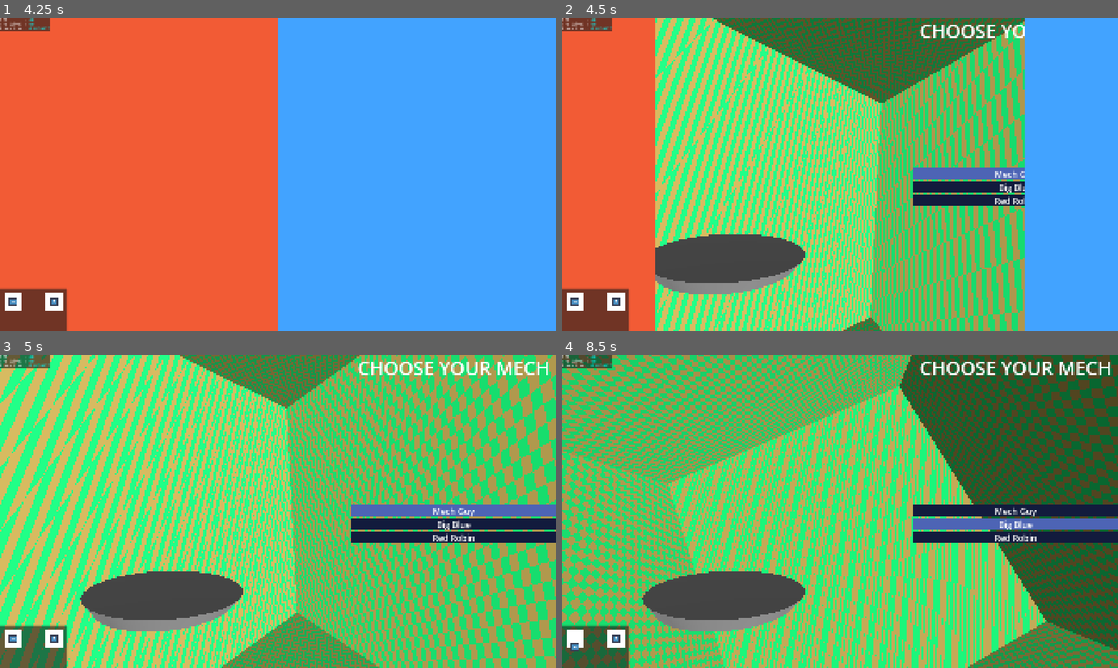
Above: before the commit, frames 1-4 (two rows, left to right).
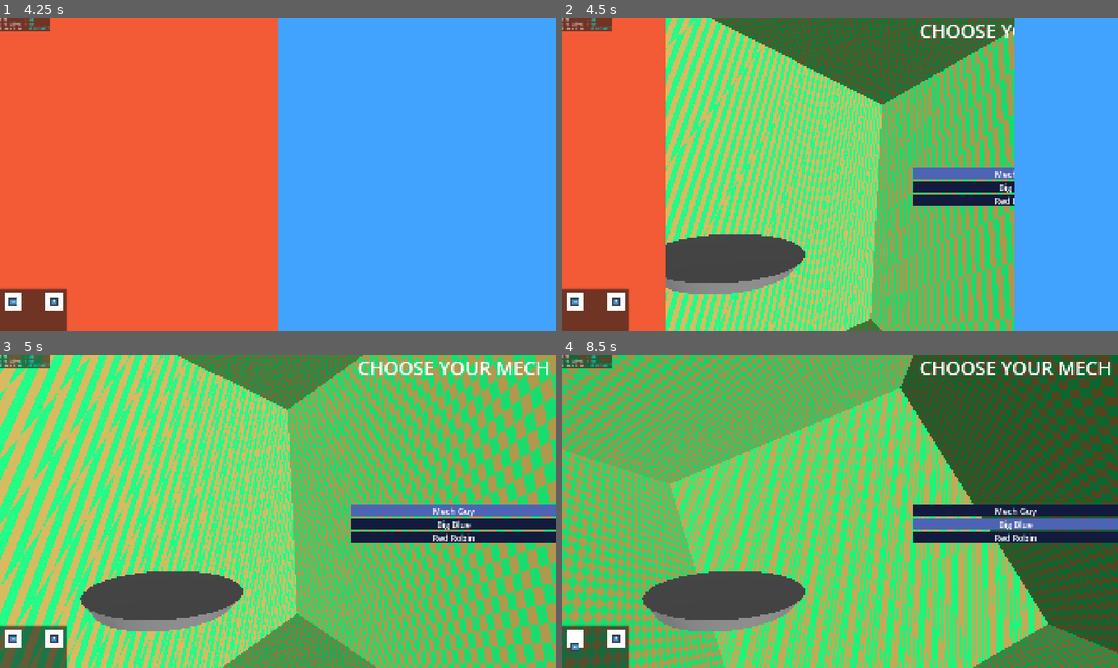
Above: after the commit, the same moments.

Repository: Slenderpi/ArcadeGame
Game: Godot game, scene res://core/main_scene/main_scene.tscn
The game is run twice, just before and just after one commit, with the same random seed, the same clock (stepped at 60 frames per second) and the same inputs. The engine's default icon, where the game draws it, is replaced by a stand-in: a white triangle on a blue panel in a dark square.
Inputs (mouse positions are in pixels of both pictures, inside the frame that each line leads up to):
- Up to frame 1 (4.25 s): tap Enter at 0.5 s; drag from (22, 24) to (333, 105) at 0.52 s; drag from (166, 190) to (250, 237) at 1.27 s; move the mouse to (333, 105) at 2.02 s; hold D (left_stick_east) 2.03-2.75 s; hold Q 2.03-2.75 s; drag from (250, 237) to (111, 127) at 2.77 s; move the mouse to (444, 221) at 3.52 s; hold Shift (left_button) from 3.53 s (still down); hold Ctrl from 3.53 s (still down)
- Up to frame 2 (4.5 s): release Shift (left_button) at 4.25 s; release Ctrl at 4.25 s; tap Space (left_trigger) at 4.25 s; drag from (673, 127) to (756, 96) at 4.27 s
- Up to frame 3 (5 s): no input
- Up to frame 4 (8.5 s): move the mouse to (867, 511) at 5.02 s; hold S (left_stick_south) 5.03-5.75 s; tap I at 5.1 s; click (867, 511) at 5.17 s; drag from (756, 433) to (728, 527) at 5.77 s; move the mouse to (962, 495) at 6.52 s; hold W (left_stick_north) 6.53-7.25 s; tap Y (insert_coin) at 6.6 s; drag from (728, 527) to (812, 574) at 7.27 s; move the mouse to (895, 442) at 8.02 s; hold S (left_stick_south) from 8.03 s (still down); hold Q from 8.03 s (still down)

Frame 1 is identical in both runs. In frame 2, 14% of the frame differs, in the area x 16-84%, y 0-100%; in frame 3, 15%; in frame 4, 19%, in the area x 0-100%, y 0-100%.

Commit message:
Simple hardcoded IP idea

Diff:
--- a/core/finite_state_machine/matchmaking_state.gd
+++ b/core/finite_state_machine/matchmaking_state.gd
@@ -1,3 +1,61 @@
 extends StateBase
 class_name MatchmakingState
 ## Attempts to find a peer to connect to.
+
+const SERVER_CONNECTION_SUCCEEDED = 1
+const SERVER_CONNECTION_FAILED = 2
+
+
+var _connect_status := 0
+var _connection_attempt_time : int
+
+
+func enter(_payload: Dictionary = {}) -> void:
+	Debug.print_info("[State][Primary][Matchmaking]: >> enter()")
+	var peer := ENetMultiplayerPeer.new()
+	var error := peer.create_client(NetworkManager.other_ip, NetworkManager.PORT_GAME)
+	if error != OK:
+		Debug.print_error("[State][Primary][Matchmaking]: Failed to create client. Error: %s" % error)
+		return
+	_connection_attempt_time = Time.get_ticks_msec()
+	NetworkManager.multiplayer.connection_failed.connect(_on_connection_failed, CONNECT_ONE_SHOT)
+	NetworkManager.multiplayer.connected_to_server.connect(_on_connected_to_server, CONNECT_ONE_SHOT)
+	NetworkManager.multiplayer.multiplayer_peer = peer
+
+
+func update(_delta: float) -> void:
+	if _connect_status == SERVER_CONNECTION_SUCCEEDED:
+		Debug.print_success("[State][Primary][Matchmaking]: Connection successful.")
+		_connect_status = 3
+		finished.emit()
+	elif _connect_status == SERVER_CONNECTION_FAILED:
+		Debug.print_warning("[State][Primary][Matchmaking]: Connection failed.")
+		_connect_status = 3
+		finished.emit()
+	elif _connect_status == 0 && Time.get_ticks_msec() - _connection_attempt_time > 3 * 1000:
+		NetworkManager.multiplayer.connected_to_server.disconnect(_on_connected_to_server)
+		NetworkManager.multiplayer.connection_failed.disconnect(_on_connection_failed)
+		Debug.print_warning("[State][Primary][Matchmaking]: No peer found for 3 * 1000 msec ticks. Going singleplayer.")
+		var peer := ENetMultiplayerPeer.new()
+		var error := peer.create_server(NetworkManager.PORT_GAME, 2)
+		if error != OK:
+			Debug.print_error("[State][Primary][Matchmaking]: Failed to create server. Error: %s" % error)
+		else:
+			Debug.print_notify("[State][Primary][Matchmaking]: Singleplayer server created!")
+			NetworkManager.multiplayer.multiplayer_peer.close()
+			NetworkManager.multiplayer.multiplayer_peer = peer
+		finished.emit()
+
+
+func exit() -> void:
+	Debug.print_info("[State][Primary][Matchmaking]: << exit()")
+
+
+func _on_connected_to_server() -> void:
+	_connect_status = SERVER_CONNECTION_SUCCEEDED
+	NetworkManager.multiplayer.connection_failed.disconnect(_on_connection_failed)
+
+
+func _on_connection_failed() -> void:
+	_connect_status = SERVER_CONNECTION_FAILED
+	NetworkManager.multiplayer.connected_to_server.disconnect(_on_connected_to_server)
--- a/core/globals/game_state_manager.gd
+++ b/core/globals/game_state_manager.gd
@@ -66,7 +66,11 @@
 	if DEV_SKIP_TO_COMBAT:
 		_enter_state_gameplay()
 	else:
-		fsm.change_state(StateFactory.create(AttractModeState, _enter_state_gameplay))
+		fsm.change_state(StateFactory.create(AttractModeState, _enter_state_matchmaking))
+
+
+func _enter_state_matchmaking() -> void:
+	fsm.change_state(StateFactory.create(MatchmakingState, _enter_state_gameplay))
 
 
 func _enter_state_gameplay() -> void:
--- a/core/globals/network_manager.gd
+++ b/core/globals/network_manager.gd
@@ -1,27 +1,23 @@
 extends Node
-# on start:
-# if roster has open peer
-#	_status = BUSY
-# 	join enet of open peer
-# else
-# 	begin singleplayer
-#	broadcast STATUS,OPEN,IP repeatedly
-
-# on receive STATUS, track in roster
-# on start:
-# if roster has open peer (OPEN, not timed out)
-#	join enet of open peer
-
-# on enet peer joined
-
-#idk
 
 
+#region PORT CONSTANTS
 
+## Port to use for discovery
+const PORT_NETWORKING := 31983
+## Port to use for the game
+const PORT_GAME := 21983
+
+#endregion
+
+
+var other_ip = "192.168.31.142"
 
 #var _roster : PeerRoster
 
 
 func init() -> void:
+	print(Debug.HORIZONTAL_LINE_STR)
 	#_roster = PeerRoster.new()
 	print("[NetMan]: Setup finished.")
+	print(Debug.HORIZONTAL_LINE_STR)
